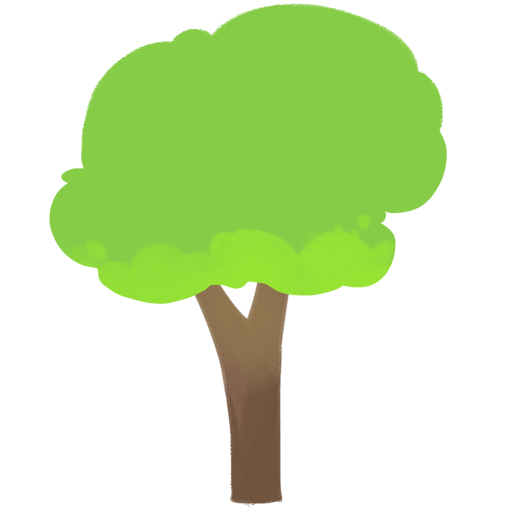
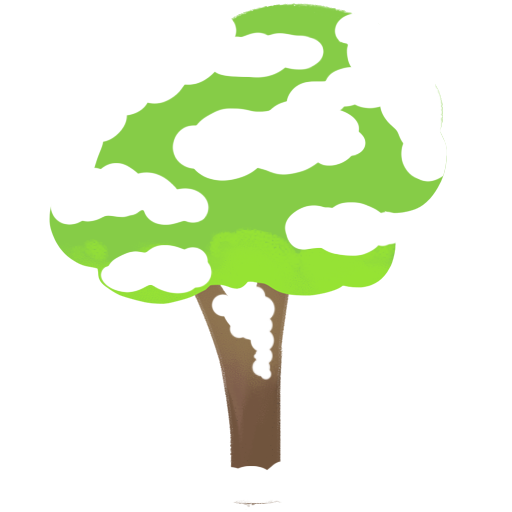
Before/after of a (512, 512) layered artwork. What changed in the layer stack:
added layer "Layer 2" above "Layer 1" over [50, 13, 447, 503]
